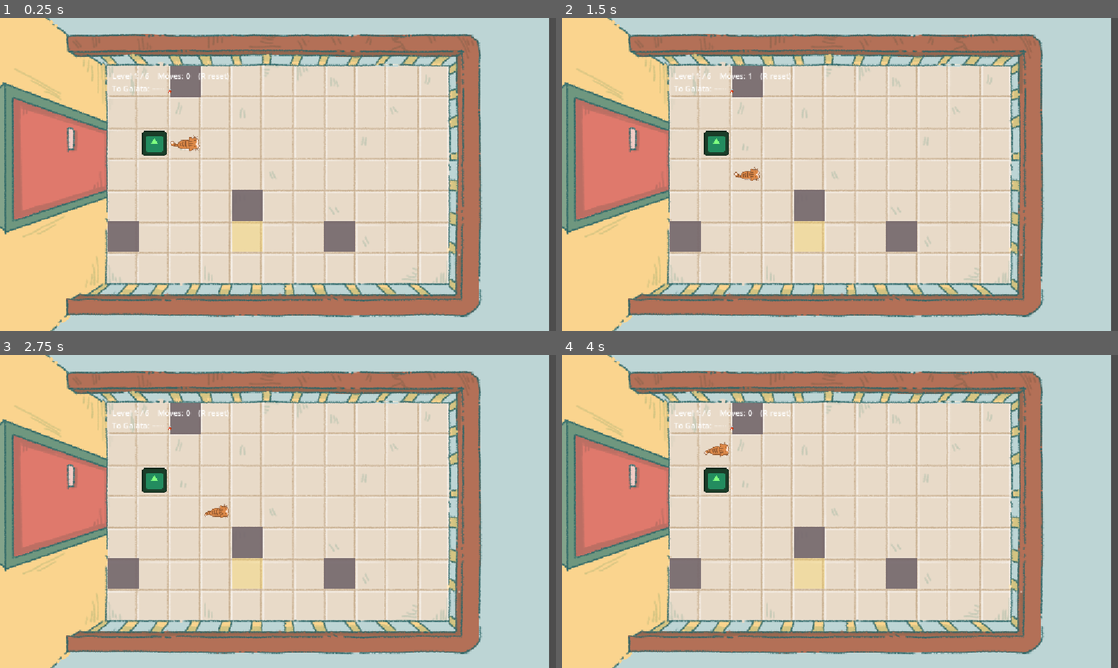
Above: before the commit, frames 1-4 (two rows, left to right).
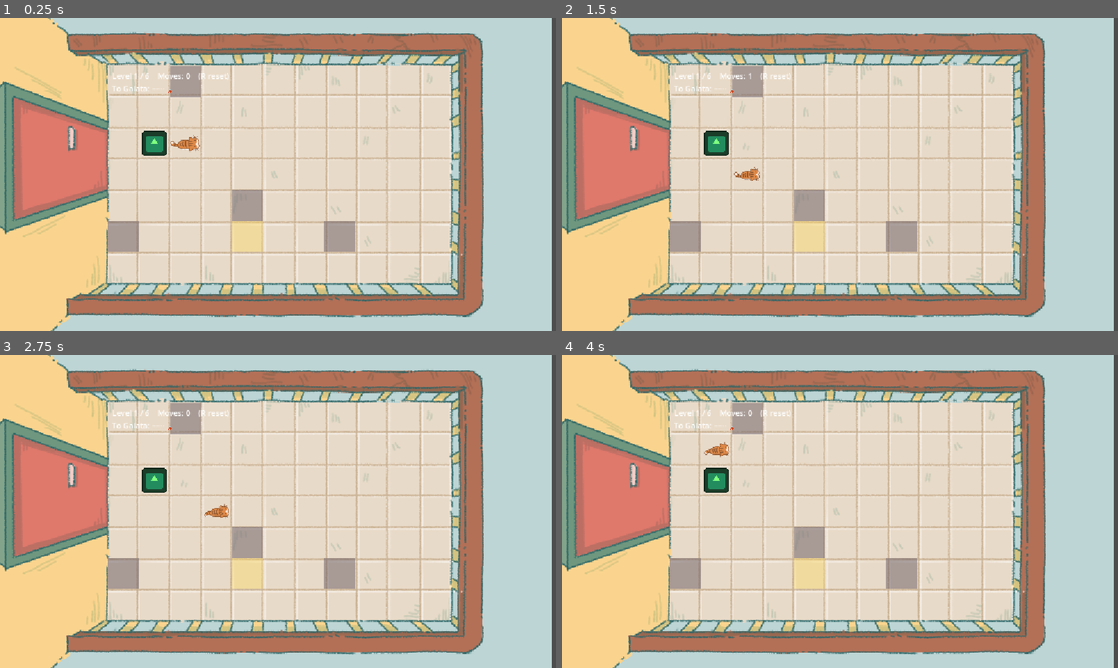
Above: after the commit, the same moments.

Repository: sigunthedeer/icg
Game: Godot game, scene res://puzzle.tscn
Same seed, same stepped clock (60 frames per second), same inputs: the game is played once before the commit and once after it. This scene is started directly instead of the project's main scene. The engine's default icon, where the game draws it, is replaced by a stand-in: a white triangle on a blue panel in a dark square.
Inputs:
- Up to frame 1 (0.25 s): no input
- Up to frame 2 (1.5 s): tap Enter (ui_accept) at 0.5, 0.77 s; hold Right (ui_right) 0.53-1.28 s; tap R at 0.6 s; hold Down (ui_down) from 1.28 s (still down); tap M at 1.35 s
- Up to frame 3 (2.75 s): tap Enter (ui_accept) at 1.52, 2 s; release Down (ui_down) at 2.03 s; hold Right (ui_right) from 2.03 s (still down); tap R at 2.1 s
- Up to frame 4 (4 s): release Right (ui_right) at 2.78 s; hold Up (ui_up) 2.78-3.53 s; tap M at 2.85 s; tap Enter (ui_accept) at 3.02, 3.5, 3.77 s; hold Left (ui_left) from 3.53 s (still down); tap R at 3.6 s

The runs differ from the first frame. In frame 1, 15% of the frame differs, in the area x 0-100%, y 0-100%; in frame 2, 15%; in frame 3, 15%; in frame 4, 15%.

Commit message:
Align grid to room floor; hide debug grid lines

Diff:
--- a/puzzle.gd
+++ b/puzzle.gd
@@ -4,8 +4,8 @@
 const COLS := 11
 const ROWS := 7
 const MOVE_TIME := 0.10   # seconds for a sprite to glide one cell
-const BG_SCALE := 0.647
-const BG_OFFSET := Vector2(-329, -132)
+const BG_SCALE := 0.65
+const BG_OFFSET := Vector2(-329, -135)
 
 # --- LEVELS: the puzzle is DATA. Add or reorder freely. ---
 # Each: where the cat starts, its pots, the goal tile, and the walls.
@@ -210,13 +210,9 @@
 	return Vector2(c) * CELL_SIZE + Vector2(CELL_SIZE, CELL_SIZE) * 0.5
 
 func _draw() -> void:
-	var line := Color(1, 1, 1, 0.12)
-	for x in range(COLS + 1):
-		draw_line(Vector2(x * CELL_SIZE, 0), Vector2(x * CELL_SIZE, ROWS * CELL_SIZE), line)
-	for y in range(ROWS + 1):
-		draw_line(Vector2(0, y * CELL_SIZE), Vector2(COLS * CELL_SIZE, y * CELL_SIZE), line)
+	# Grid lines removed — Tu Anh's floor tiles are the grid now.
 	for w in walls:
 		var p := _cell_to_px(w) - Vector2(CELL_SIZE, CELL_SIZE) * 0.5
-		draw_rect(Rect2(p, Vector2(CELL_SIZE, CELL_SIZE)), Color(0.45, 0.4, 0.42, 0.9), true)
+		draw_rect(Rect2(p, Vector2(CELL_SIZE, CELL_SIZE)), Color(0.45, 0.4, 0.42, 0.55), true)
 	var g := _cell_to_px(goal) - Vector2(CELL_SIZE, CELL_SIZE) * 0.5
-	draw_rect(Rect2(g, Vector2(CELL_SIZE, CELL_SIZE)), Color(1, 0.85, 0.3, 0.3), true)
+	draw_rect(Rect2(g, Vector2(CELL_SIZE, CELL_SIZE)), Color(1, 0.85, 0.3, 0.35), true)
